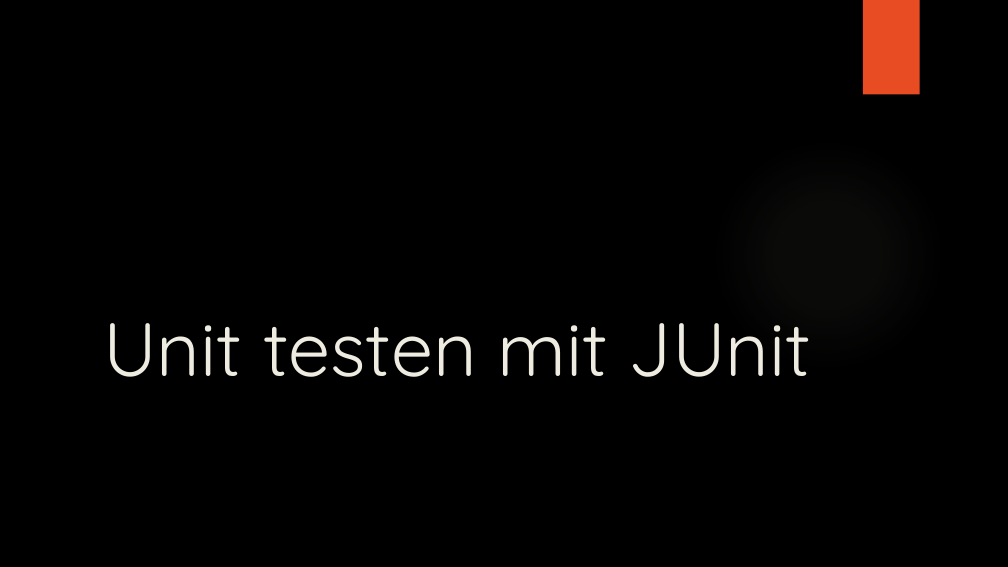
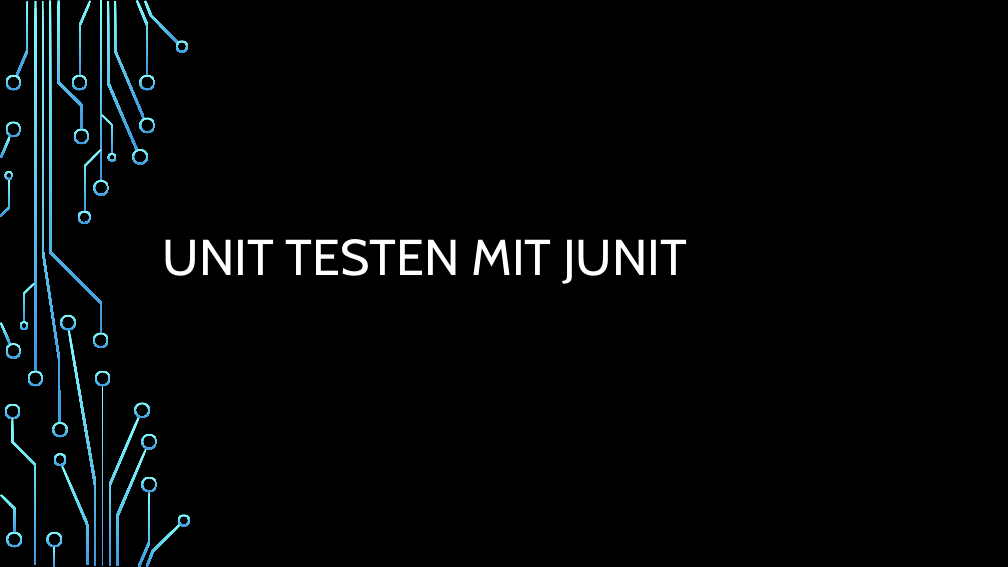
Before and after one commit to Ratnar/Tesint-with-JUnit, a slide deck: slide 1 of Präsentation/Unit testen mit JUnit.pptx. Drawn at 1008x567 pixels with LibreOffice and Linux fonts; fonts in the diff are those of the drawing; background and template pictures are left out. Boxes give left, top, right and bottom in pixels: in the first picture for what was removed or moved away, otherwise in the second. Text is boxed around its words. In the diff, an @@ line names an element or a change of style, - is before the commit and + after.

```diff
--- a/Präsentation/Unit testen mit JUnit.pptx
+++ b/Präsentation/Unit testen mit JUnit.pptx
@@ rectangle removed at (863,0,920,95) @@
@@ ellipse removed at (712,138,944,371) @@
@@ title at (163,239,688,284): text changed; size 72 to 48 pt; font Quicksand to Cabin; text colour #EEECE1 to #FFFFFF @@
-Unit testen mit JUnit
+UNIT TESTEN MIT JUNIT
@@ group added at (0,0,191,567): 50 freeform shapes, 4 rectangles @@
```
Also in this commit, not shown: 9 other slides changed, 8 slides added, 1 slide removed, 8 other files.
